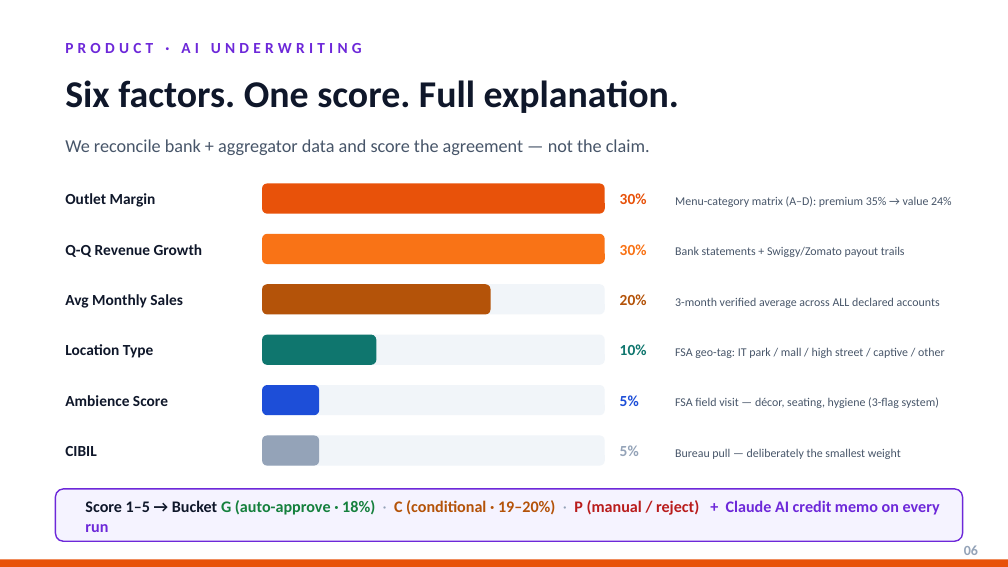
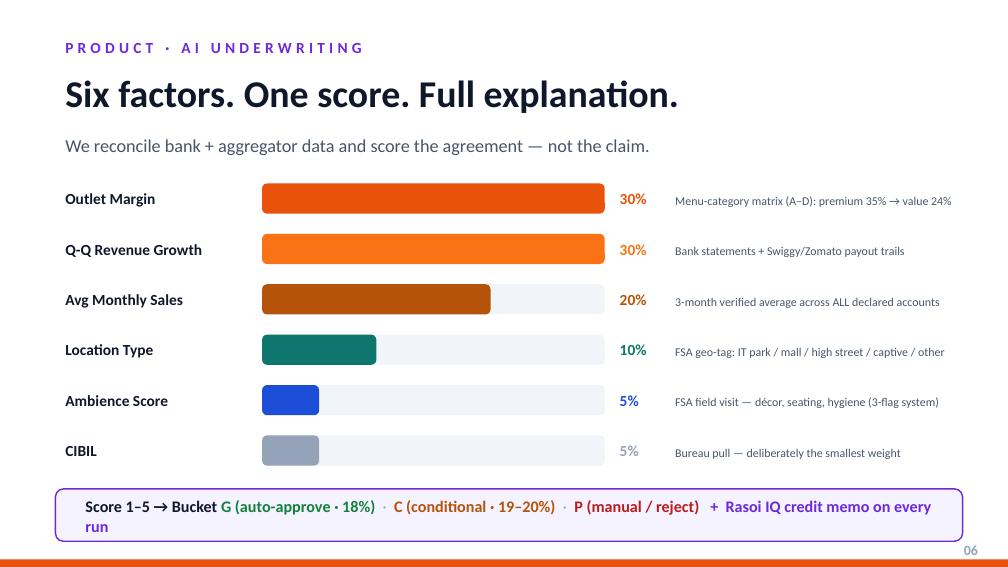
Before and after one commit to askgogo84/RasoiCapital, a slide deck: slide 6 of public/RasoiCapital_PitchDeck.pptx. Drawn at 1008x567 pixels with LibreOffice and Linux fonts; fonts in the diff are those of the drawing. Boxes give left, top, right and bottom in pixels: in the first picture for what was removed or moved away, otherwise in the second. Text is boxed around its words. In the diff, an @@ line names an element or a change of style, - is before the commit and + after.

```diff
--- a/public/RasoiCapital_PitchDeck.pptx
+++ b/public/RasoiCapital_PitchDeck.pptx
@@ text at (85, 500, 931, 532): text changed @@
-Score 1–5 → Bucket G (auto-approve · 18%) · C (conditional · 19–20%) · P (manual / reject) + Claude AI credit memo on every run
+Score 1–5 → Bucket G (auto-approve · 18%) · C (conditional · 19–20%) · P (manual / reject) + Rasoi IQ credit memo on every run
```
Also in this commit, not shown: 10 other slides changed.
